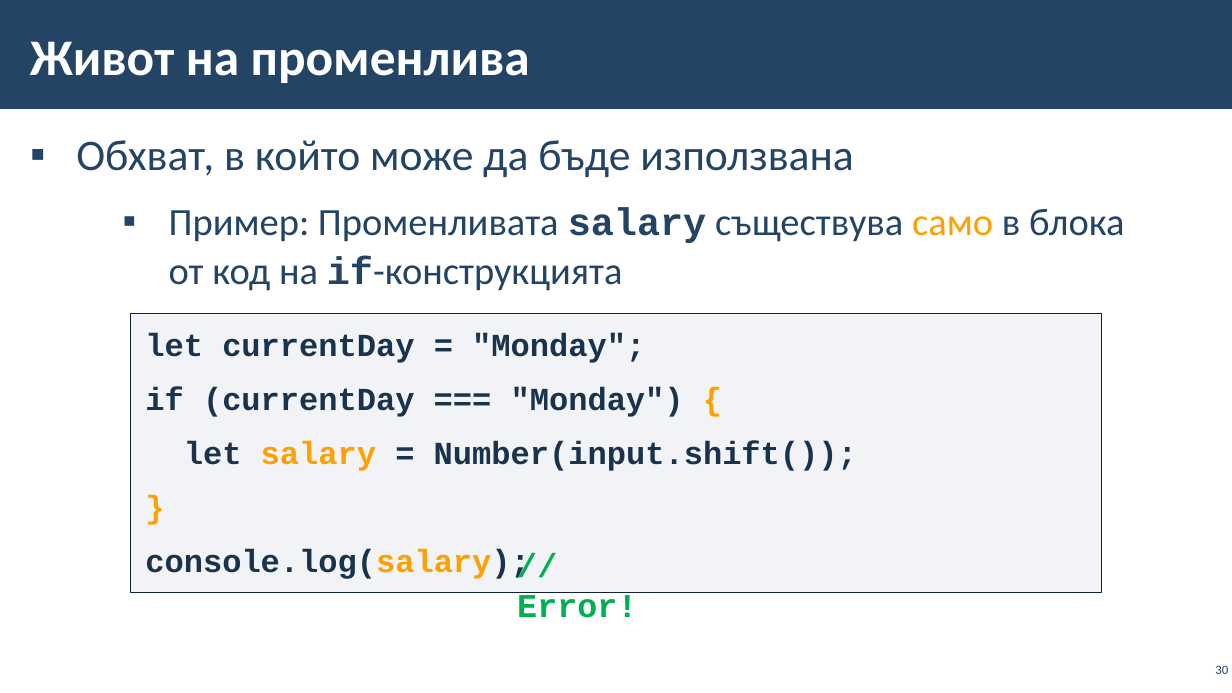
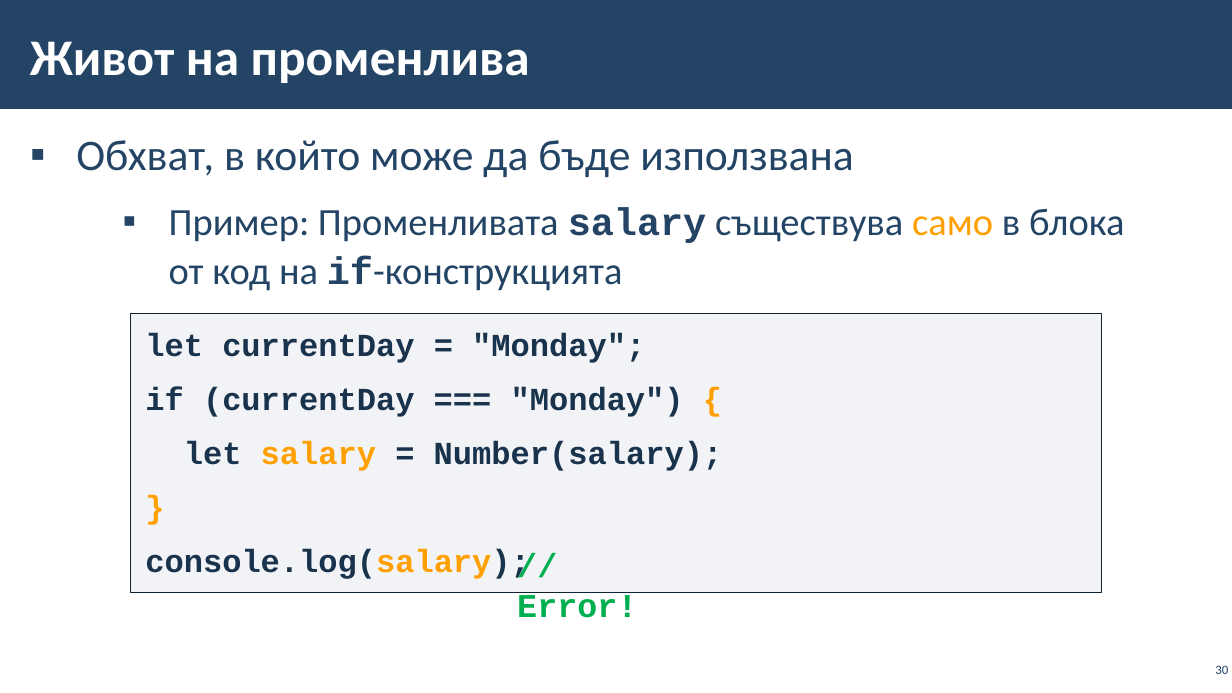
Before and after one commit to SimeonTsvetanov/Coding-Lessons, a slide deck: slide 30 of SoftUni Lessons/JavaScript Development/JavaScript Basics March 2020/07. ПРОВЕРКИ/Presentation and Problems Description/PB-JS-Conditional-Statements.pptx. Drawn at 1232x693 pixels with LibreOffice and Linux fonts; fonts in the diff are those of the drawing; background and template pictures are left out. Boxes give left, top, right and bottom in pixels: in the first picture for what was removed or moved away, otherwise in the second. Text is boxed around its words. In the diff, an @@ line names an element or a change of style, - is before the commit and + after.

```diff
--- a/SoftUni Lessons/JavaScript Development/JavaScript Basics March 2020/07. ПРОВЕРКИ/Presentation and Problems Description/PB-JS-Conditional-Statements.pptx
+++ b/SoftUni Lessons/JavaScript Development/JavaScript Basics March 2020/07. ПРОВЕРКИ/Presentation and Problems Description/PB-JS-Conditional-Statements.pptx
@@ text at box(184, 441, 723, 471): text changed @@
-let salary = Number(input.shift());
+let salary = Number(salary);
```
Also in this commit, not shown: 3 other slides changed, 1 other file.
